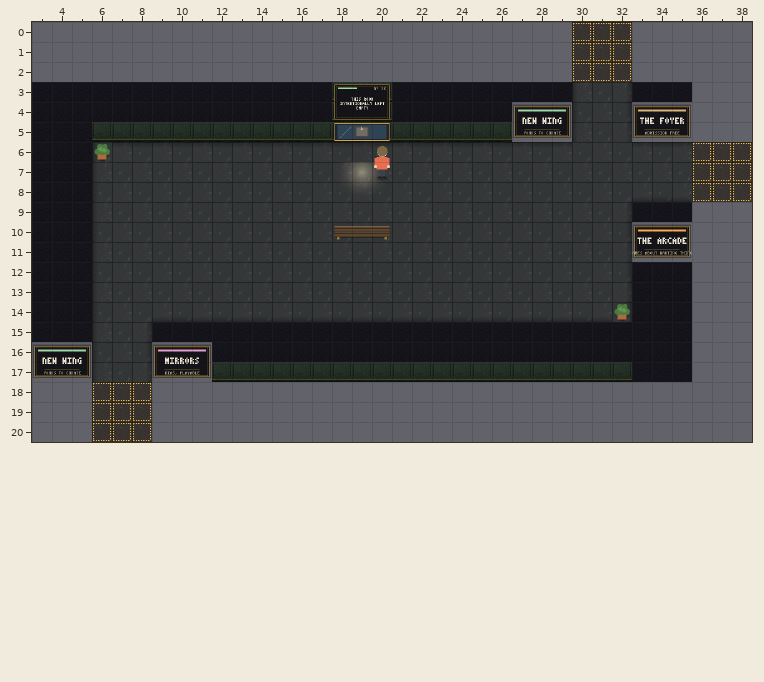
Tiled map (JSON): maps/newwing.tmj. Above, as it was before the edit.
Cells are 32x32 px. Shown: x 3..38, y 0..20.
The same view after the edit:
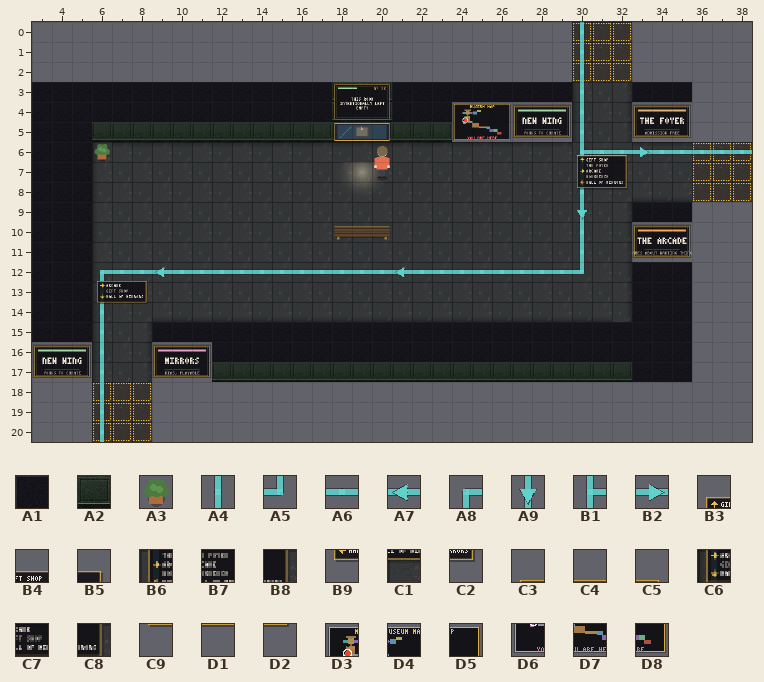
Key: from "Chunk 1": A1 5, A2 6, A3 38, A4 65, A5 66, A6 67, A7 68, A8 69, A9 70, B1 71, B2 72, B3 73, B4 74, B5 75, B6 76, B7 77, B8 78, B9 79, C1 80, C2 81, C3 82, C4 83, C5 84, C6 85, C7 86, C8 87, C9 88, D1 89, D2 90, D3 91, D4 92, D5 93, D6 94, D7 95, D8 96.
__ is an empty cell, .. an unchanged one.
Tiles of an added or newly shown layer are drawn over the layers below it.
See-through tiles are keyed as they look on the map.
Changes in this commit:
--- layer "wayfinding" (added)
@@ x 6..38 @@
- 0 .. .. .. .. .. .. .. .. .. .. .. .. .. .. .. .. .. .. .. .. .. .. .. .. __ .. .. .. .. .. .. .. ..
- 1 .. .. .. .. .. .. .. .. .. .. .. .. .. .. .. .. .. .. .. .. .. .. .. .. __ .. .. .. .. .. .. .. ..
- 2 .. .. .. .. .. .. .. .. .. .. .. .. .. .. .. .. .. .. .. .. .. .. .. .. __ .. .. .. .. .. .. .. ..
- 3 .. .. .. .. .. .. .. .. .. .. .. .. .. .. .. .. .. .. .. .. .. .. .. .. __ .. .. .. .. .. .. .. ..
- 4 .. .. .. .. .. .. .. .. .. .. .. .. .. .. .. .. .. .. .. .. .. .. .. .. __ .. .. .. .. .. .. .. ..
- 5 .. .. .. .. .. .. .. .. .. .. .. .. .. .. .. .. .. .. .. .. .. .. .. .. __ .. .. .. .. .. .. .. ..
- 6 .. .. .. .. .. .. .. .. .. .. .. .. .. .. .. .. .. .. .. .. .. .. .. .. __ __ __ __ __ __ __ __ __
- 7 .. .. .. .. .. .. .. .. .. .. .. .. .. .. .. .. .. .. .. .. .. .. .. .. __ .. .. .. .. .. .. .. ..
- 8 .. .. .. .. .. .. .. .. .. .. .. .. .. .. .. .. .. .. .. .. .. .. .. .. __ .. .. .. .. .. .. .. ..
- 9 .. .. .. .. .. .. .. .. .. .. .. .. .. .. .. .. .. .. .. .. .. .. .. .. __ .. .. .. .. .. .. .. ..
-10 .. .. .. .. .. .. .. .. .. .. .. .. .. .. .. .. .. .. .. .. .. .. .. .. __ .. .. .. .. .. .. .. ..
-11 .. .. .. .. .. .. .. .. .. .. .. .. .. .. .. .. .. .. .. .. .. .. .. .. __ .. .. .. .. .. .. .. ..
-12 __ __ __ __ __ __ __ __ __ __ __ __ __ __ __ __ __ __ __ __ __ __ __ __ __ .. .. .. .. .. .. .. ..
-13 __ .. .. .. .. .. .. .. .. .. .. .. .. .. .. .. .. .. .. .. .. .. .. .. .. .. .. .. .. .. .. .. ..
-14 __ .. .. .. .. .. .. .. .. .. .. .. .. .. .. .. .. .. .. .. .. .. .. .. .. .. .. .. .. .. .. .. ..
-15 __ .. .. .. .. .. .. .. .. .. .. .. .. .. .. .. .. .. .. .. .. .. .. .. .. .. .. .. .. .. .. .. ..
-16 __ .. .. .. .. .. .. .. .. .. .. .. .. .. .. .. .. .. .. .. .. .. .. .. .. .. .. .. .. .. .. .. ..
-17 __ .. .. .. .. .. .. .. .. .. .. .. .. .. .. .. .. .. .. .. .. .. .. .. .. .. .. .. .. .. .. .. ..
-18 __ .. .. .. .. .. .. .. .. .. .. .. .. .. .. .. .. .. .. .. .. .. .. .. .. .. .. .. .. .. .. .. ..
-19 __ .. .. .. .. .. .. .. .. .. .. .. .. .. .. .. .. .. .. .. .. .. .. .. .. .. .. .. .. .. .. .. ..
-20 __ .. .. .. .. .. .. .. .. .. .. .. .. .. .. .. .. .. .. .. .. .. .. .. .. .. .. .. .. .. .. .. ..
+ 0 .. .. .. .. .. .. .. .. .. .. .. .. .. .. .. .. .. .. .. .. .. .. .. .. A4 .. .. .. .. .. .. .. ..
+ 1 .. .. .. .. .. .. .. .. .. .. .. .. .. .. .. .. .. .. .. .. .. .. .. .. A4 .. .. .. .. .. .. .. ..
+ 2 .. .. .. .. .. .. .. .. .. .. .. .. .. .. .. .. .. .. .. .. .. .. .. .. A4 .. .. .. .. .. .. .. ..
+ 3 .. .. .. .. .. .. .. .. .. .. .. .. .. .. .. .. .. .. .. .. .. .. .. .. A4 .. .. .. .. .. .. .. ..
+ 4 .. .. .. .. .. .. .. .. .. .. .. .. .. .. .. .. .. .. .. .. .. .. .. .. A4 .. .. .. .. .. .. .. ..
+ 5 .. .. .. .. .. .. .. .. .. .. .. .. .. .. .. .. .. .. .. .. .. .. .. .. A4 .. .. .. .. .. .. .. ..
+ 6 .. .. .. .. .. .. .. .. .. .. .. .. .. .. .. .. .. .. .. .. .. .. .. .. B1 A6 A6 B2 A6 A6 A6 A6 A6
+ 7 .. .. .. .. .. .. .. .. .. .. .. .. .. .. .. .. .. .. .. .. .. .. .. .. A4 .. .. .. .. .. .. .. ..
+ 8 .. .. .. .. .. .. .. .. .. .. .. .. .. .. .. .. .. .. .. .. .. .. .. .. A4 .. .. .. .. .. .. .. ..
+ 9 .. .. .. .. .. .. .. .. .. .. .. .. .. .. .. .. .. .. .. .. .. .. .. .. A9 .. .. .. .. .. .. .. ..
+10 .. .. .. .. .. .. .. .. .. .. .. .. .. .. .. .. .. .. .. .. .. .. .. .. A4 .. .. .. .. .. .. .. ..
+11 .. .. .. .. .. .. .. .. .. .. .. .. .. .. .. .. .. .. .. .. .. .. .. .. A4 .. .. .. .. .. .. .. ..
+12 A8 A6 A6 A7 A6 A6 A6 A6 A6 A6 A6 A6 A6 A6 A6 A7 A6 A6 A6 A6 A6 A6 A6 A6 A5 .. .. .. .. .. .. .. ..
+13 A4 .. .. .. .. .. .. .. .. .. .. .. .. .. .. .. .. .. .. .. .. .. .. .. .. .. .. .. .. .. .. .. ..
+14 A4 .. .. .. .. .. .. .. .. .. .. .. .. .. .. .. .. .. .. .. .. .. .. .. .. .. .. .. .. .. .. .. ..
+15 A4 .. .. .. .. .. .. .. .. .. .. .. .. .. .. .. .. .. .. .. .. .. .. .. .. .. .. .. .. .. .. .. ..
+16 A4 .. .. .. .. .. .. .. .. .. .. .. .. .. .. .. .. .. .. .. .. .. .. .. .. .. .. .. .. .. .. .. ..
+17 A4 .. .. .. .. .. .. .. .. .. .. .. .. .. .. .. .. .. .. .. .. .. .. .. .. .. .. .. .. .. .. .. ..
+18 A4 .. .. .. .. .. .. .. .. .. .. .. .. .. .. .. .. .. .. .. .. .. .. .. .. .. .. .. .. .. .. .. ..
+19 A4 .. .. .. .. .. .. .. .. .. .. .. .. .. .. .. .. .. .. .. .. .. .. .. .. .. .. .. .. .. .. .. ..
+20 A4 .. .. .. .. .. .. .. .. .. .. .. .. .. .. .. .. .. .. .. .. .. .. .. .. .. .. .. .. .. .. .. ..
--- layer "signage" (added)
@@ x 30..32 @@
- 6 __ __ __
- 7 __ __ __
- 8 __ __ __
+ 6 B3 B4 B5
+ 7 B6 B7 B8
+ 8 B9 C1 C2
@@ x 6..8 @@
-12 __ __ __
-13 __ __ __
-14 __ __ __
+12 C3 C4 C5
+13 C6 C7 C8
+14 C9 D1 D2
--- layer "props"
@@ x 32..32 @@
-14 A3
+14 __
--- layer "walls"
@@ x 24..26 @@
- 4 A1 A1 A1
- 5 A2 A2 A2
+ 4 D3 D4 D5
+ 5 D6 D7 D8
Pixel boxes of the changes (left, top, right, bottom) in both pictures:
changed: (97, 22, 752, 442)
